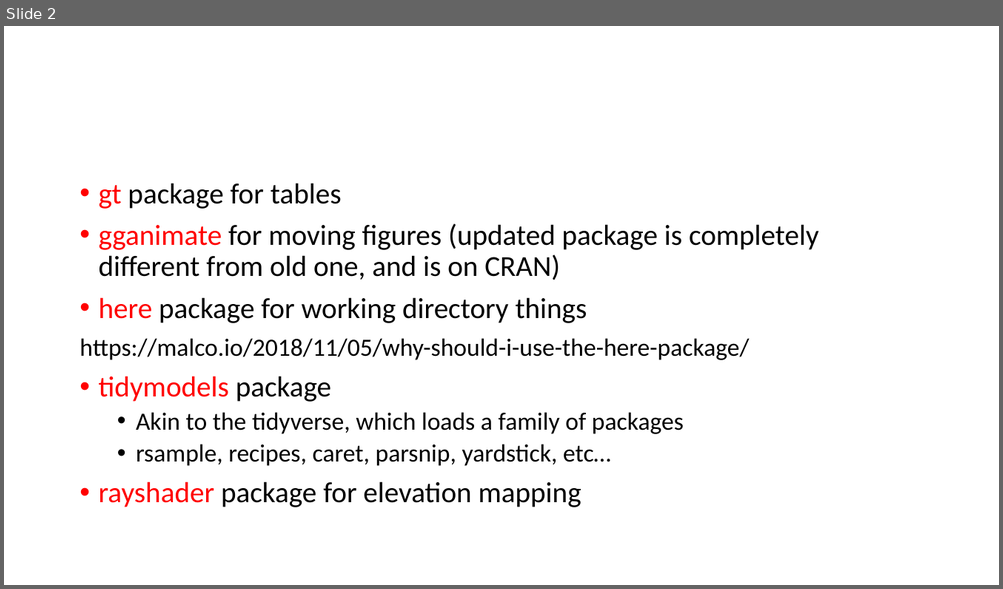
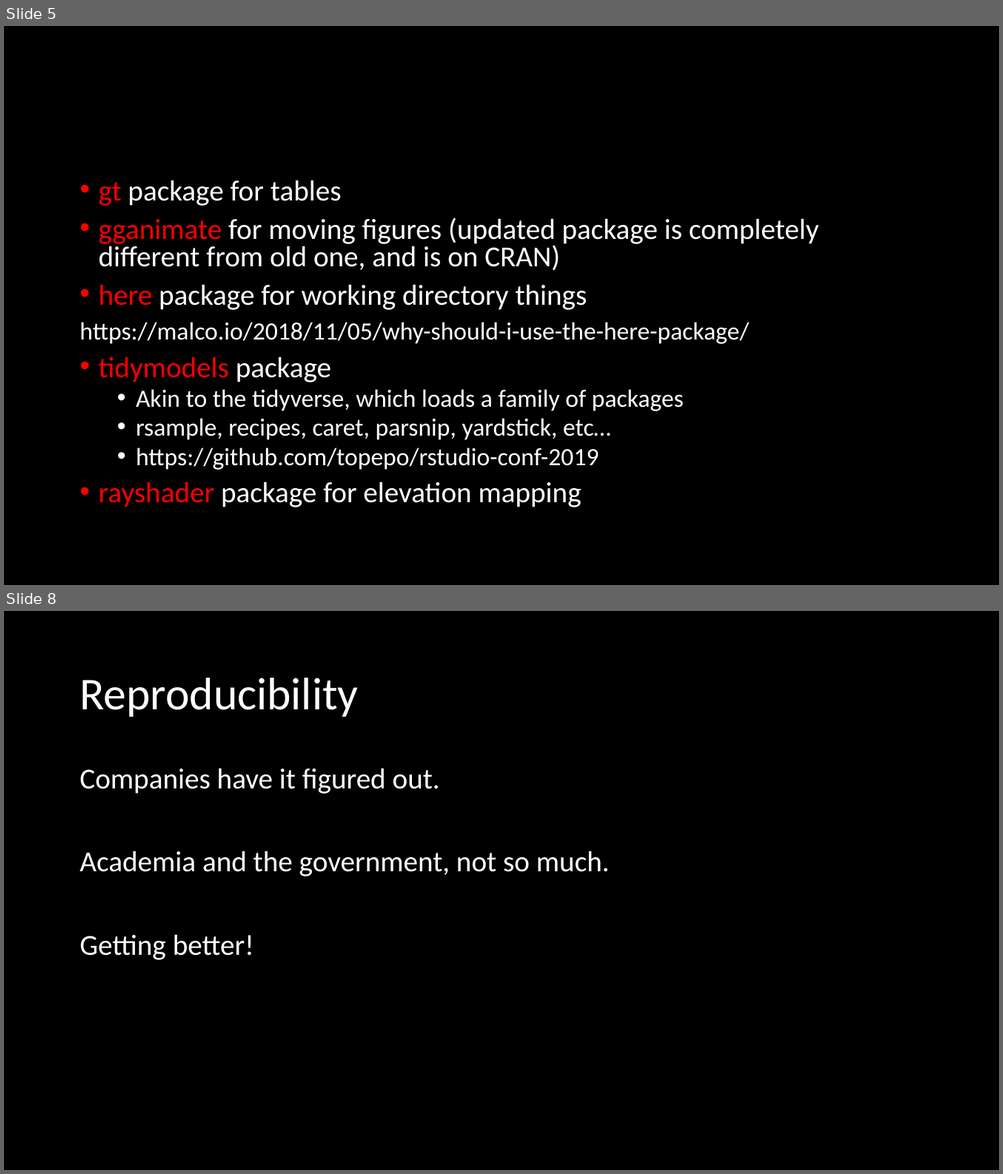
Before and after one commit to Rgronomists/2019Spring_M01_RStudioConf, a slide deck: presentation.pptx. Shown one above the other, each under a label of ours: slide 2 before the commit, slides 5 and 8 after it; the slides between them are not shown. The pictures are 1003x589 and 1003x1174 pixels, drawn with LibreOffice and Linux fonts; fonts in the diff are those of the drawing. Boxes give left, top, right and bottom in pixels: in the first picture for what was removed or moved away, otherwise in the second. Text is boxed around its words. In the diff, an @@ line names an element or a change of style, - is before the commit and + after.

```diff
--- a/presentation.pptx
+++ b/presentation.pptx
@@ slide 8 added at bbox=[4, 611, 999, 1170], background #000000 @@
@@ title added at bbox=[79, 678, 358, 717], 44 pt, text #FFFFFF @@
+Reproducibility
@@ text added at bbox=[79, 768, 609, 960], 28 pt, text #FFFFFF @@
+Companies have it figured out.
+Academia and the government, not so much.
+Getting better!
@@ what was slide 2 is now slide 5 @@
@@ slide 5 changed as well @@
@@ background #FFFFFF to #000000 @@
@@ text at bbox=[79, 180, 819, 508]: text colour #000000 to #FFFFFF in "package for tables", "for moving figures (updated package is completely ...", "package for working directory things", "https://malco.io/2018/11/05/why-should-i-use-the-here-packag ..." and 4 more places; line spacing 0.9 to 0.8 @@
@@ text at bbox=[136, 448, 598, 470]: paragraph added @@
+  • https://github.com/topepo/rstudio-conf-2019
```
Also in this commit, not shown: 6 other slides added, 1 slide removed.
